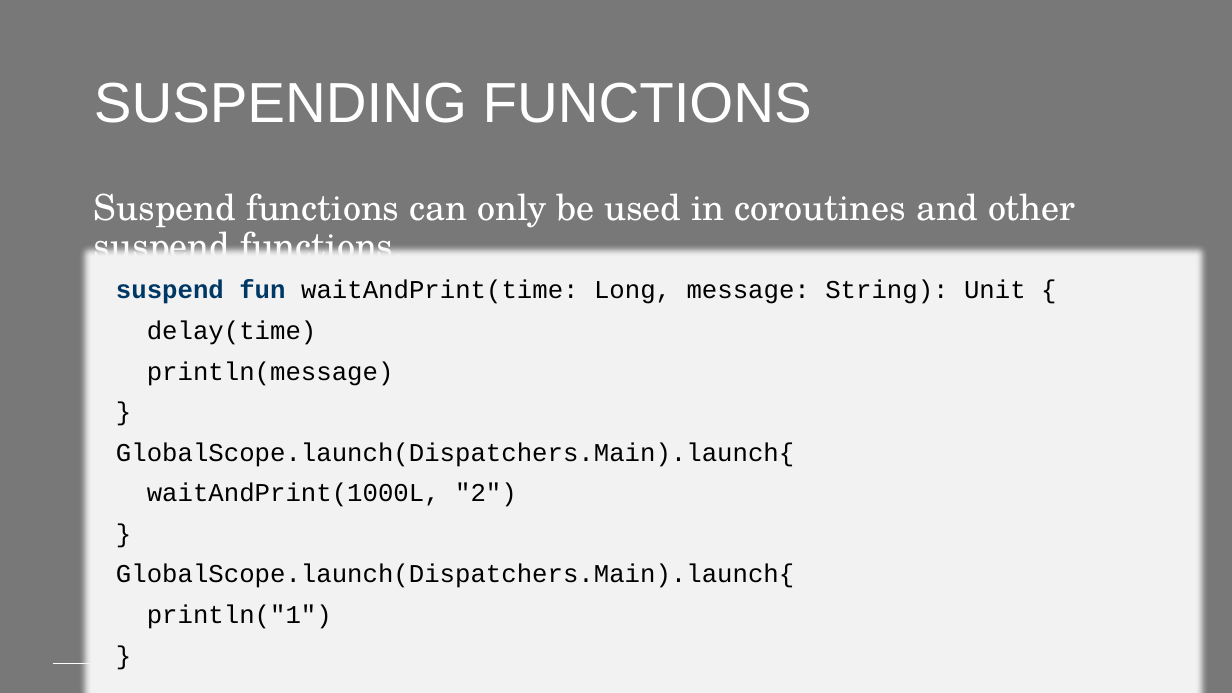
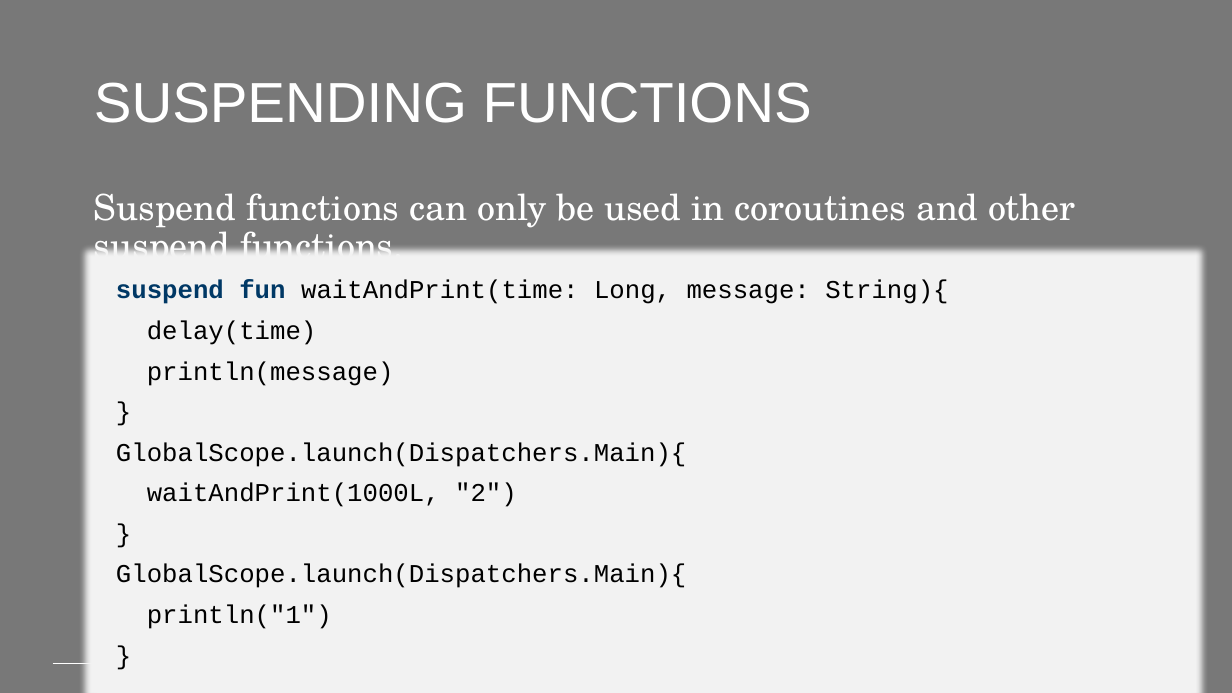
Before and after one commit to PeppeL-G/course-material, a slide deck: slide 12 of src/lectures/kotlin-asynchronous-operations/kotlin-asynchronous-operations.pptx. Drawn at 1232x693 pixels with LibreOffice and Linux fonts; fonts in the diff are those of the drawing; background and template pictures are left out. Boxes give left, top, right and bottom in pixels: in the first picture for what was removed or moved away, otherwise in the second. Text is boxed around its words. In the diff, an @@ line names an element or a change of style, - is before the commit and + after.

```diff
--- a/src/lectures/kotlin-asynchronous-operations/kotlin-asynchronous-operations.pptx
+++ b/src/lectures/kotlin-asynchronous-operations/kotlin-asynchronous-operations.pptx
@@ text at bbox=[116, 280, 948, 304]: text changed @@
-suspend fun waitAndPrint(time: Long, message: String): Unit {
+suspend fun waitAndPrint(time: Long, message: String){
@@ text at bbox=[116, 442, 686, 467]: text changed @@
-GlobalScope.launch(Dispatchers.Main).launch{
+GlobalScope.launch(Dispatchers.Main){
@@ text at bbox=[116, 564, 686, 588]: text changed @@
-GlobalScope.launch(Dispatchers.Main).launch{
+GlobalScope.launch(Dispatchers.Main){
```
Also in this commit, not shown: 5 other slides changed, 3 other files.
